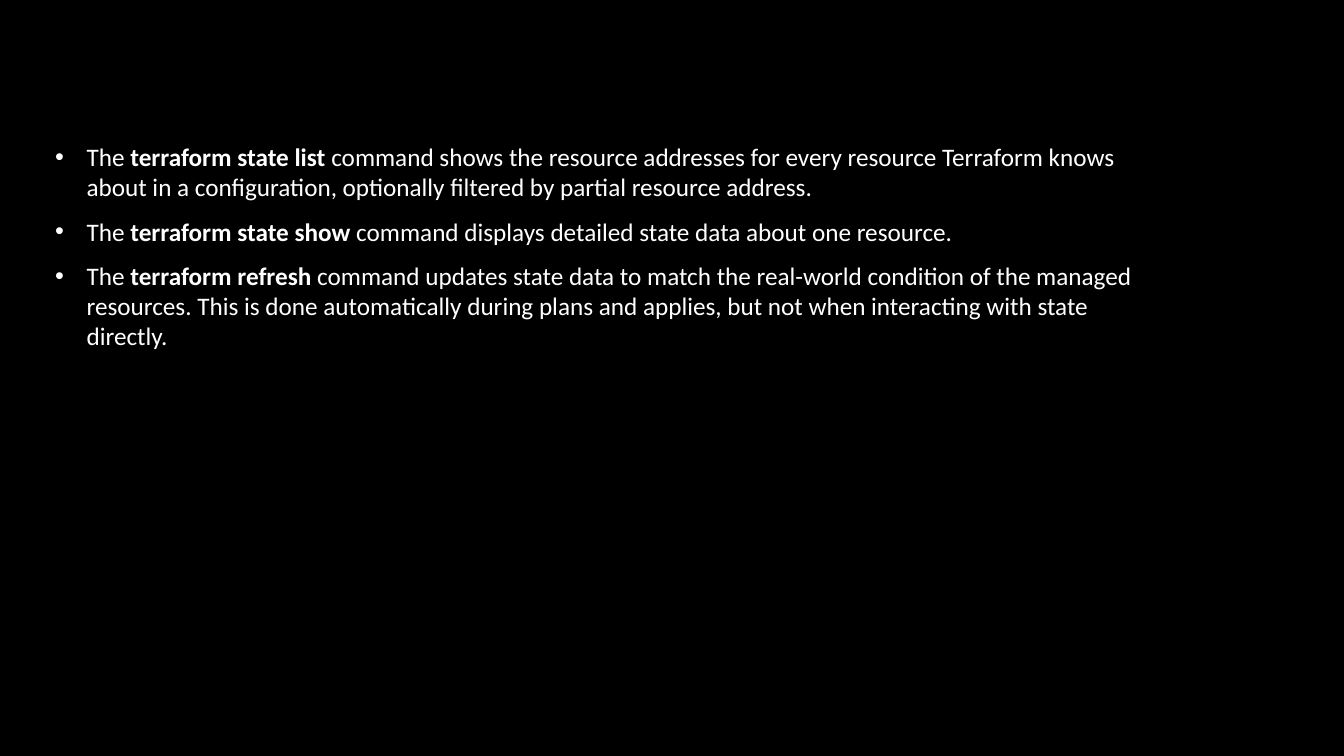
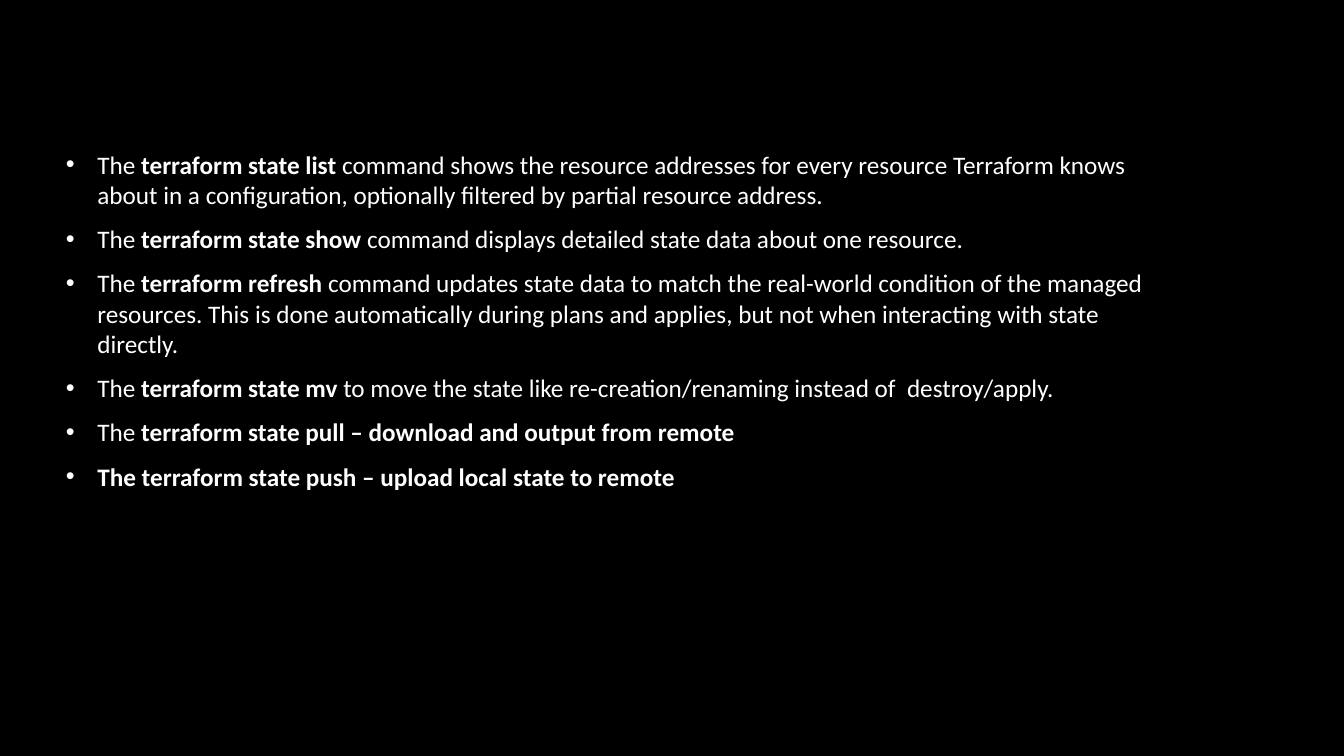
Before and after one commit to lerndevops/terraform_cert, a slide deck: slide 8 of Day4/state/state.pptx. Drawn at 1344x756 pixels with LibreOffice and Linux fonts; fonts in the diff are those of the drawing; background and template pictures are left out. Boxes give left, top, right and bottom in pixels: in the first picture for what was removed or moved away, otherwise in the second. Text is boxed around its words. In the diff, an @@ line names an element or a change of style, - is before the commit and + after.

```diff
--- a/Day4/state/state.pptx
+++ b/Day4/state/state.pptx
@@ text "The terraform state list command ..." moved from (x1=87, y1=148, x2=1131, y2=349) to (x1=97, y1=156, x2=1142, y2=490) @@
@@ text at (x1=97, y1=379, x2=1053, y2=490): paragraphs added @@
+• The terraform state mv to move the state like re-creation/renaming instead of destroy/apply.
+• The terraform state pull – download and output from remote
+• The terraform state push – upload local state to remote
```
Also in this commit, not shown: 1 slide added, 1 other file.
